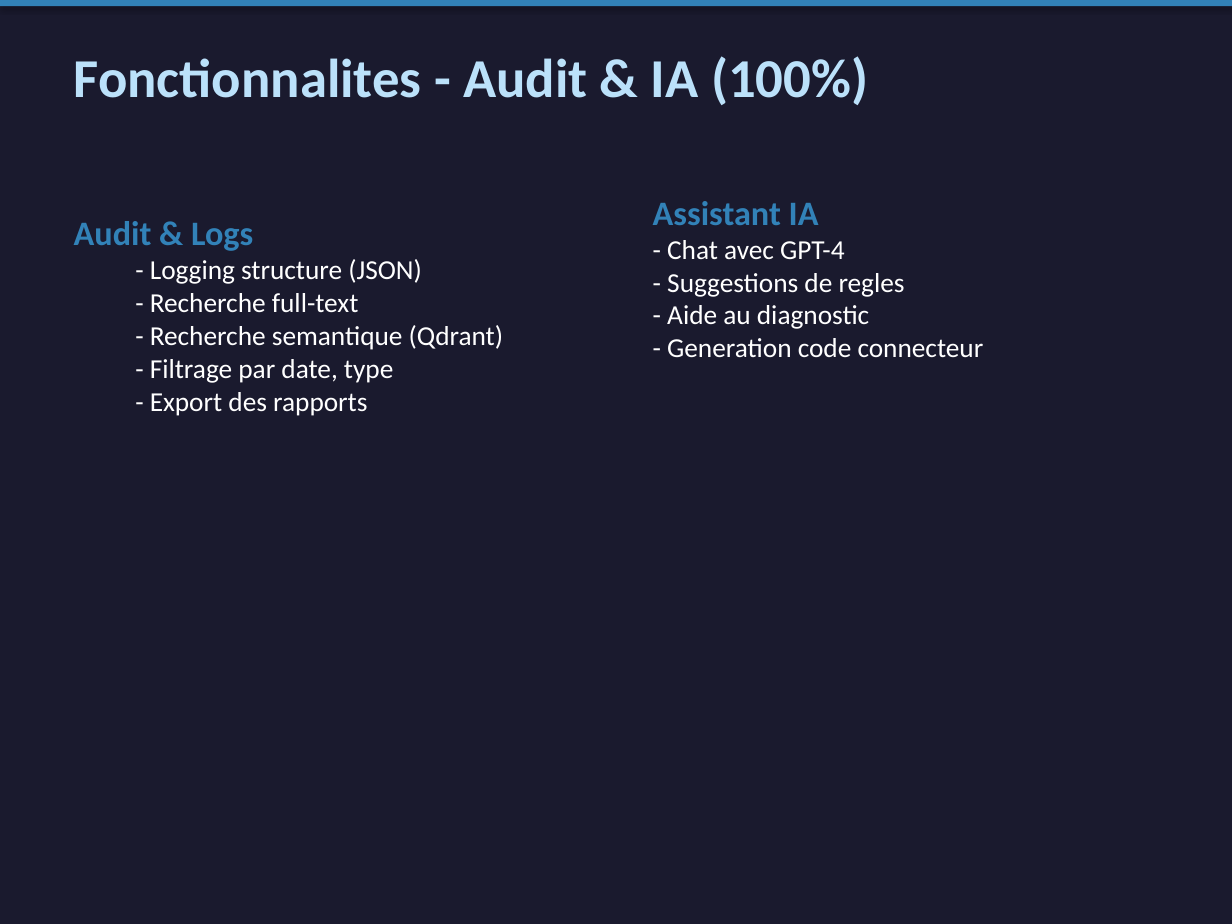
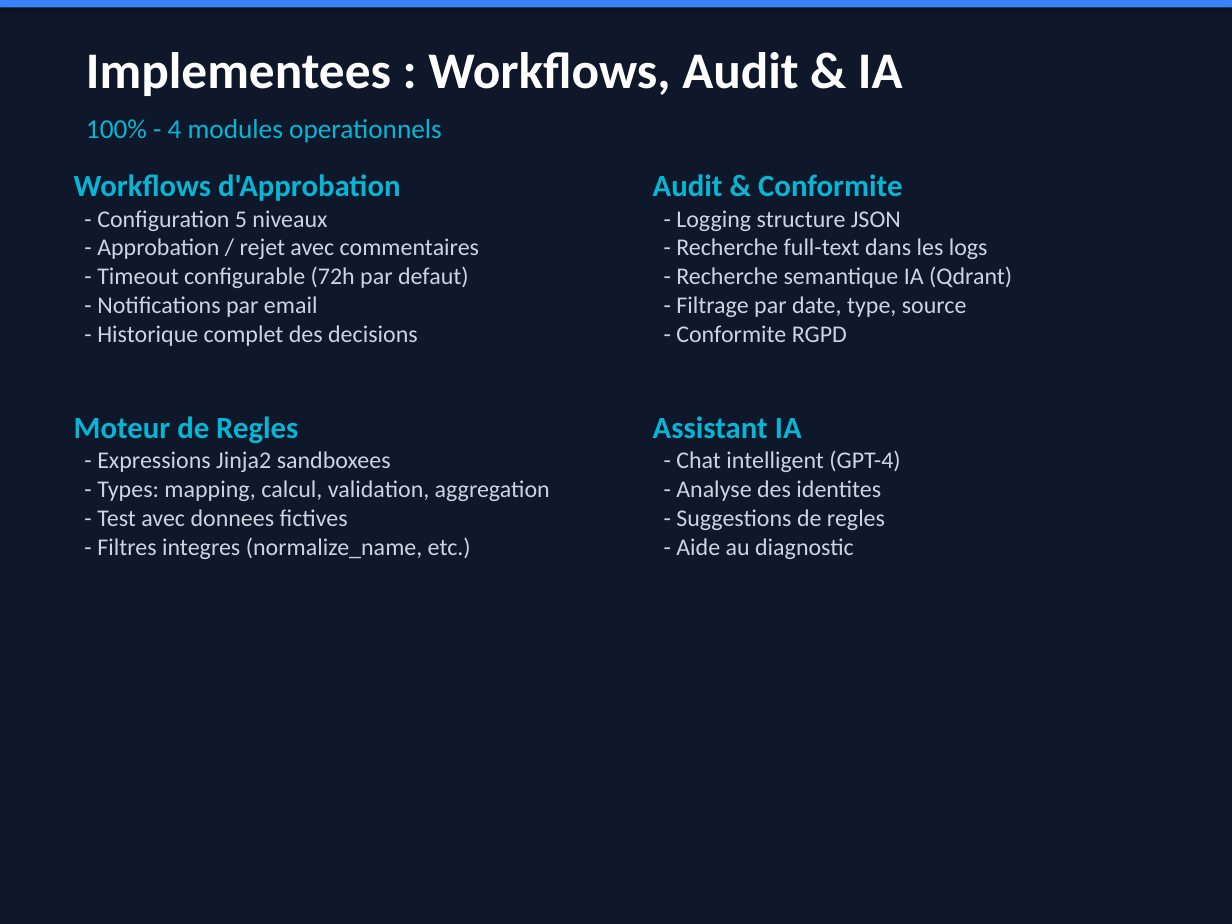
Before and after one commit to Nostradam4ik/IAM-Gateway, a slide deck: slide 16 of presentations/IAM_Gateway_UPEC.pptx (slide 15 before the commit). Drawn at 1232x924 pixels with LibreOffice and Linux fonts; fonts in the diff are those of the drawing. Boxes give left, top, right and bottom in pixels: in the first picture for what was removed or moved away, otherwise in the second. Text is boxed around its words. In the diff, an @@ line names an element or a change of style, - is before the commit and + after.

Commit message:
Update presentations, add start script and CSV import guide
- Refactor marketing poster: correct architecture diagram (MidPoint as IGA core)
- Update HTML/PPTX presentation: add LISSI logo, backlog sections,
  features in prod, progress %, dev environment, conclusion with skills
- Add start.sh: full Docker startup script with health checks
- Add docs/GUIDE_IMPORT_CSV_MIDPOINT.md: step-by-step REST API guide
  for CSV import into MidPoint (bypassing unstable UI)
- Add Lissi-cmjn.png logo asset

```diff
--- a/presentations/IAM_Gateway_UPEC.pptx
+++ b/presentations/IAM_Gateway_UPEC.pptx
@@ rectangle at (x1=0, y1=0, x2=1232, y2=924): fill #1A1A2E to #0F172A @@
@@ rectangle at (x1=0, y1=0, x2=1232, y2=7): fill #3282B8 to #3B82F6 @@
@@ text at (x1=86, y1=52, x2=903, y2=96): text changed; size 32 to 30 pt; text colour #BBE1FA to #FFFFFF @@
-Fonctionnalites - Audit & IA (100%)
+Implementees : Workflows, Audit & IA
@@ text added at (x1=86, y1=119, x2=442, y2=143), 16 pt, text #06B6D4 @@
+100% - 4 modules operationnels
@@ text added at (x1=74, y1=174, x2=550, y2=559), 14 pt, text #CBD5E1 @@
+Workflows d'Approbation
+- Configuration 5 niveaux
+- Approbation / rejet avec commentaires
+- Timeout configurable (72h par defaut)
+- Notifications par email
+- Historique complet des decisions
+Moteur de Regles
+- Expressions Jinja2 sandboxees
+- Types: mapping, calcul, validation, aggregation
+- Test avec donnees fictives
+- Filtres integres (normalize_name, etc.)
@@ text "Audit & Conformite" moved from (x1=653, y1=201, x2=984, y2=357) to (x1=653, y1=174, x2=1012, y2=559) @@
@@ text at (x1=653, y1=174, x2=1012, y2=342): paragraphs added @@
+Audit & Conformite
+- Logging structure JSON
+- Recherche full-text dans les logs
+- Recherche semantique IA (Qdrant)
+- Filtrage par date, type, source
+- Conformite RGPD
@@ text removed at (x1=74, y1=221, x2=503, y2=416) @@
-Audit & Logs
-  - Logging structure (JSON)
-  - Recherche full-text
-  - Recherche semantique (Qdrant)
-  - Filtrage par date, type
-  - Export des rapports
@@ text at (x1=667, y1=338, x2=984, y2=357): paragraph removed @@
-- Generation code connecteur
@@ text at (x1=676, y1=450, x2=900, y2=501): text changed; size 16 to 14 pt; text colour #FFFFFF to #CBD5E1 @@
-- Chat avec GPT-4
+- Chat intelligent (GPT-4)
+- Analyse des identites
@@ text at (x1=676, y1=509, x2=885, y2=559): size 20 to 18 pt, text colour #3282B8 to #06B6D4 in "Assistant IA"; size 16 to 14 pt, text colour #FFFFFF to #CBD5E1 in "- Suggestions de regles", "- Aide au diagnostic"; more space between paragraphs @@
```
Also in this commit, not shown: 12 other slides changed, 11 slides added, 11 slides removed, 6 other files.
